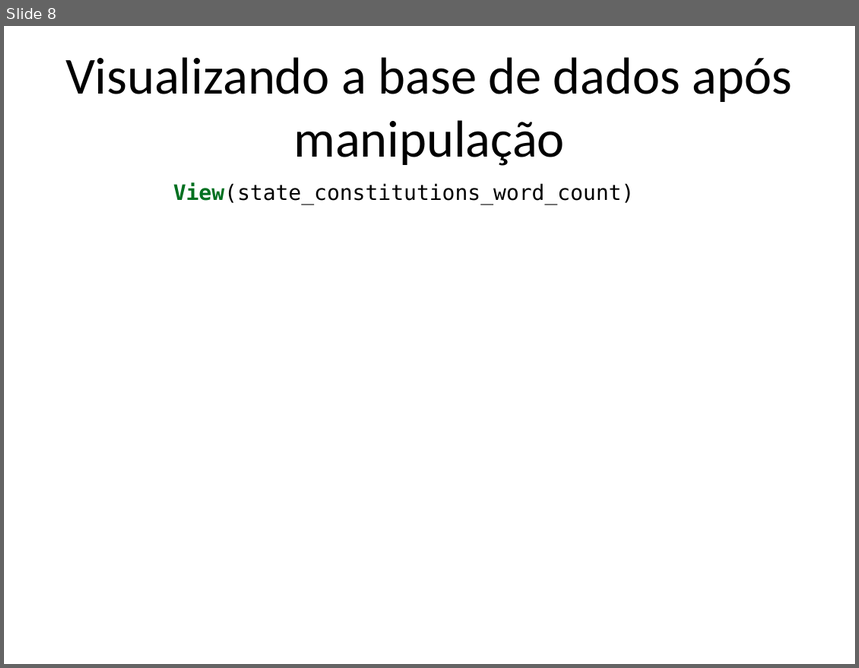
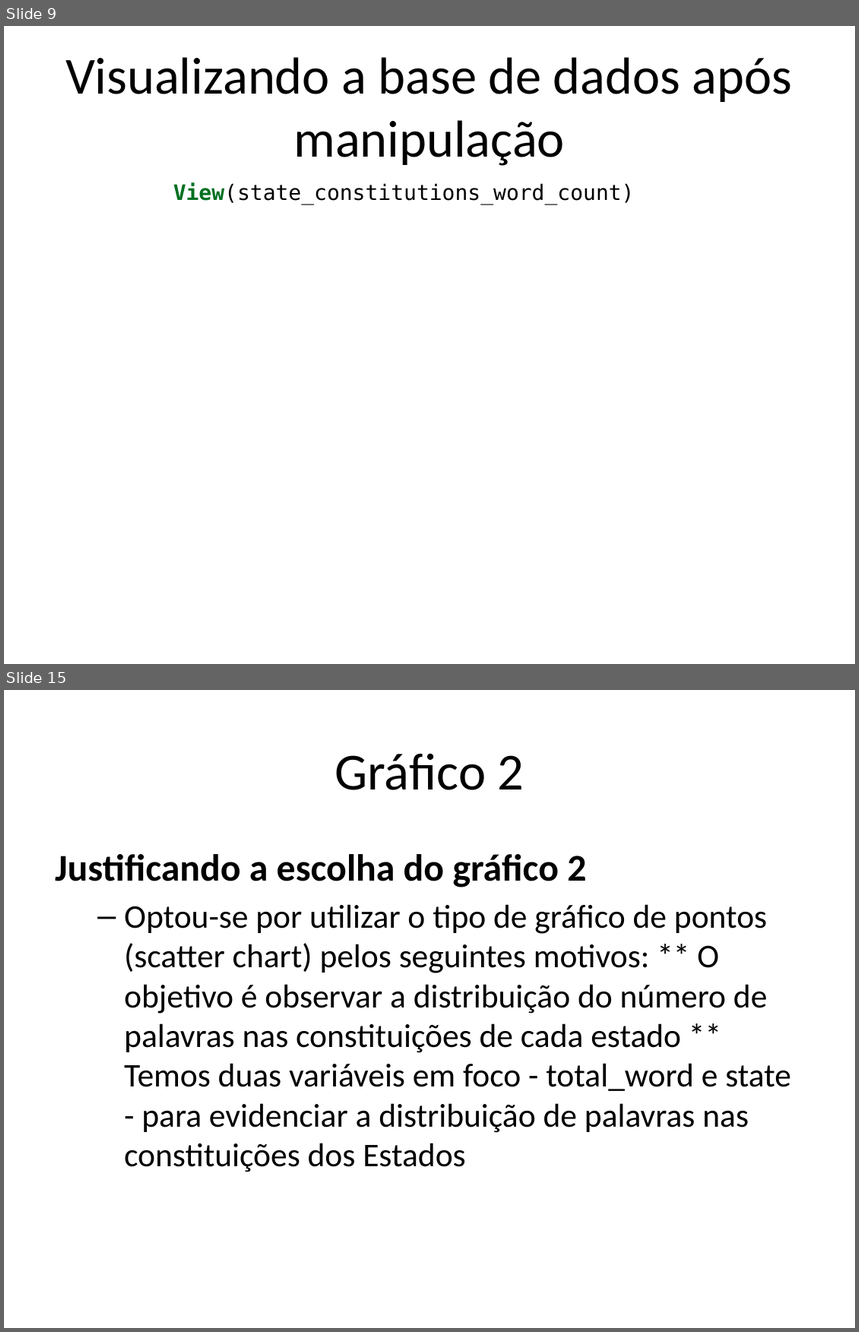
Before and after one commit to bmlmp/lista3_metodos, a slide deck: lista_3_apresentacao.pptx. Shown one above the other, each under a label of ours: slide 8 before the commit, slides 9 and 15 after it; the slides between them are not shown. The pictures are 859x668 and 859x1332 pixels, drawn with LibreOffice and Linux fonts; fonts in the diff are those of the drawing. Boxes give left, top, right and bottom in pixels: in the first picture for what was removed or moved away, otherwise in the second. Text is boxed around its words. In the diff, an @@ line names an element or a change of style, - is before the commit and + after.

```diff
--- a/lista_3_apresentacao.pptx
+++ b/lista_3_apresentacao.pptx
@@ slide 15 added at [4, 690, 855, 1328], background #FFFFFF @@
@@ title added at [335, 753, 525, 790], 44 pt, text #000000 @@
+Gráfico 2
@@ text added at [55, 854, 791, 1173], 28 pt, text #000000 @@
+Justificando a escolha do gráfico 2
+  – Optou-se por utilizar o tipo de gráfico de pontos (scatter chart) pelos seguintes motivos: ** O objetivo é observar a distribuição do número de palavras nas constituições de cada estado ** Temos duas variáveis em foco - total_word e state - para evidenciar a distribuição de palavras nas constituições dos Estados
@@ what was slide 8 is now slide 9 @@
```
Also in this commit, not shown: 5 slides changed, 7 other slides added, 1 slide removed, 1 other file.
